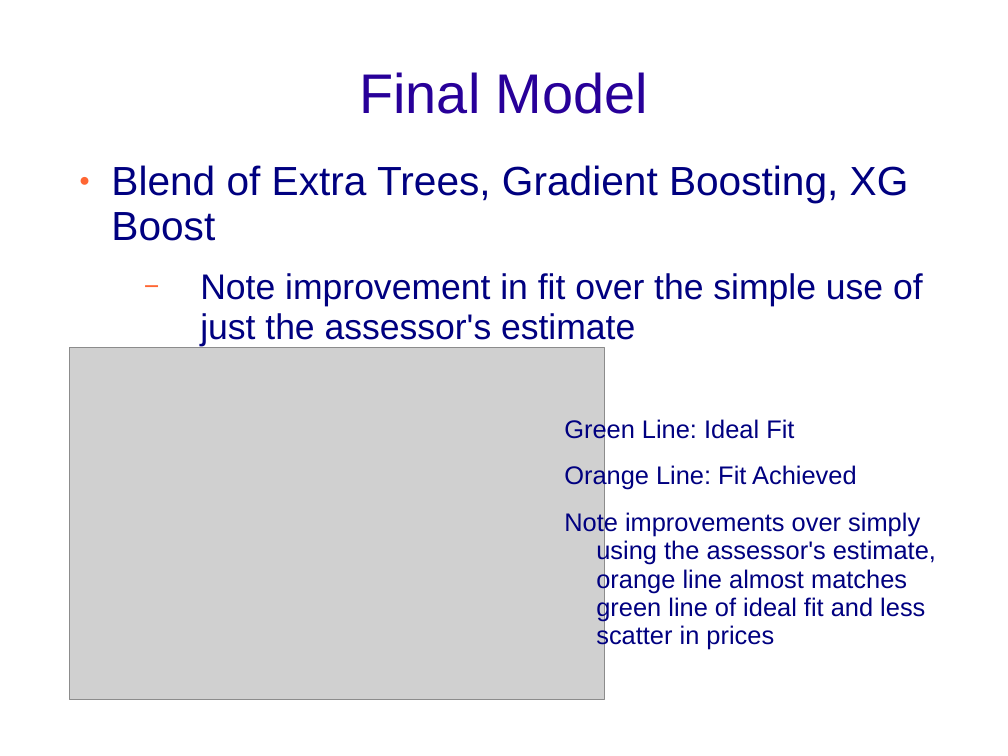
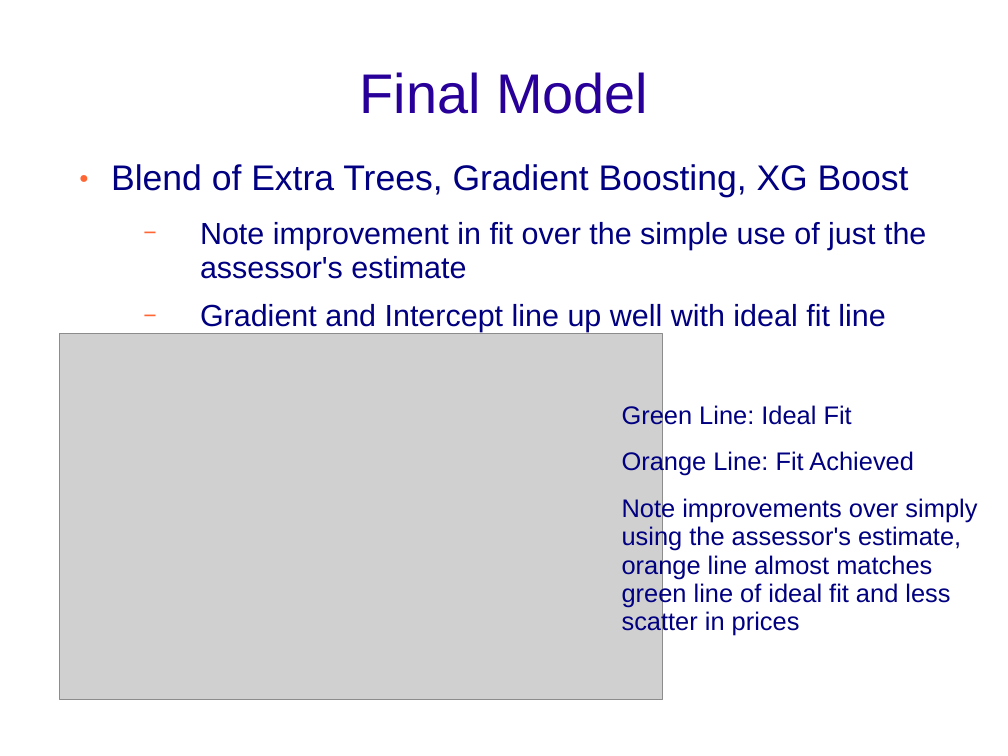
Before and after one commit to Vettejeep/Boulder_County_Home_Prices, a slide deck: slide 10 of MaherKevin.ppt. Drawn at 1008x756 pixels with LibreOffice and Linux fonts; fonts in the diff are those of the drawing; grey boxes stand for pictures; background and template pictures are left out. Boxes give left, top, right and bottom in pixels: in the first picture for what was removed or moved away, otherwise in the second. Text is boxed around its words. In the diff, an @@ line names an element or a change of style, - is before the commit and + after.

```diff
--- a/MaherKevin.ppt
+++ b/MaherKevin.ppt
@@ text at [111,164,926,279]: size 32 to 28 pt in "Blend of Extra Trees, Gradient Boosting, XG ..."; size 28 to 24 pt in "Note improvement in fit over the simple ..." @@
@@ text at [200,304,885,332]: paragraph added @@
+  − Gradient and Intercept line up well with ideal fit line
@@ picture: place and size @@
-picture at [70,348,605,700]
+picture at [59,334,663,700]
@@ text "Green Line: Ideal Fit": place and size @@
-text "Green Line: Ideal Fit" at [564,417,936,650]
+text "Green Line: Ideal Fit" at [622,403,977,636]
@@ text "Green Line: Ideal Fit" at [622,403,977,636]: indent changed @@
```
Also in this commit, not shown: 7 other slides changed, 1 slide added, 1 other file.
